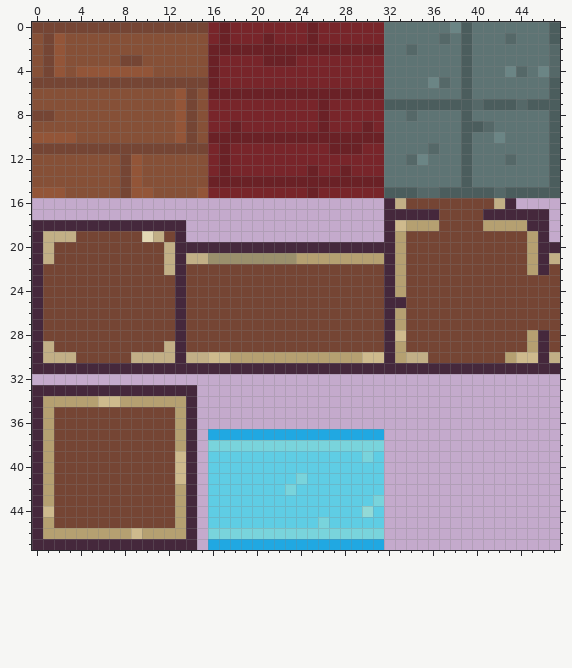
Pixel-art sprite, stored at art/tilesets/inn_tilemap.png. Above, as it was before the edit.
The file is 48x48 pixels. Colours within 5 levels of each other are drawn and written as one.
Now the later version:
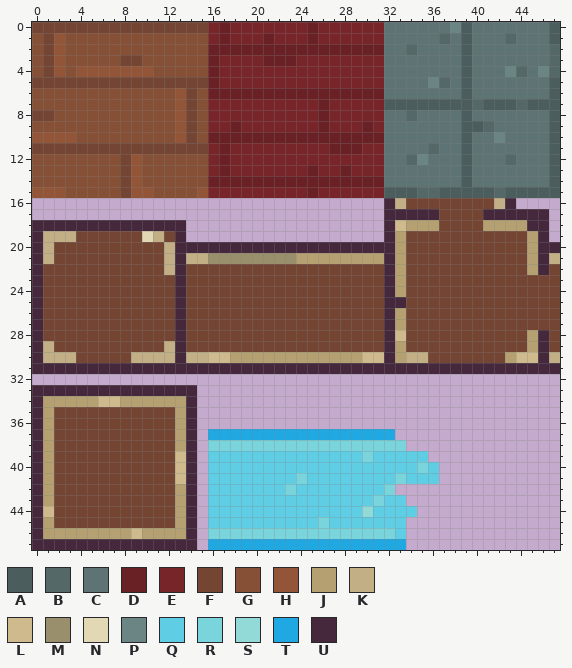
Palette (. is transparent): A #4b5d5d  B #556868  C #5e7474  D #6a2126  E #78252a  F #754534  G #865037  H #935538  J #b5a071  K #c2af86  L #ceba8d  M #9a8f6c  N #e3d8b4  P #6b8585  Q #5fcde4  R #79d4dc  S #92dad7  T #20a8e2  U #45283c
Commit message: updated glass to have broken version too.
Diff:
y 37: x 32 . -> T
y 38: x 32..33 .. -> RR
y 39: x 32..35 .... -> QQQQ
y 40: x 32..36 ..... -> QQQRQ
y 41: x 32..36 ..... -> QRQQQ
y 42: x 32 . -> R
y 43: x 32..33 .. -> QQ
y 44: x 32..34 ... -> QQQ
y 45: x 32..33 .. -> QQ
y 46: x 32..33 .. -> RQ
y 47: x 32..33 .. -> TT
Boxes around the changes in both pictures, in picture pixels (x1, y1, x2, y2):
added: (384, 429, 439, 550)
